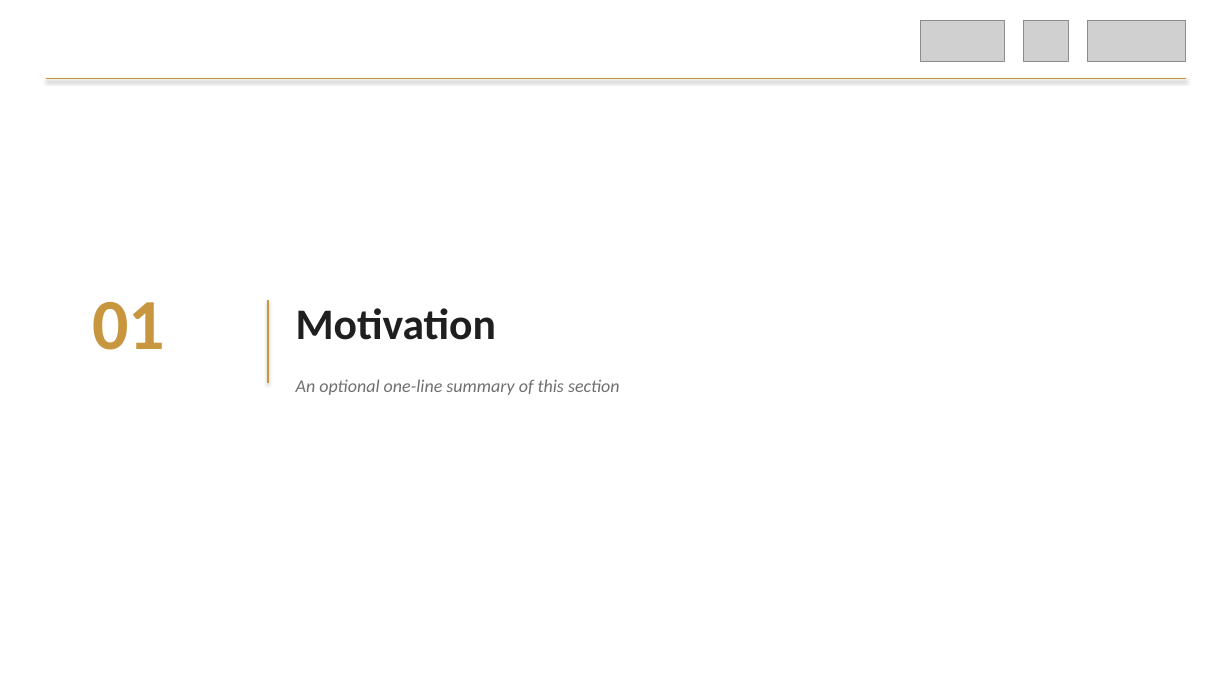
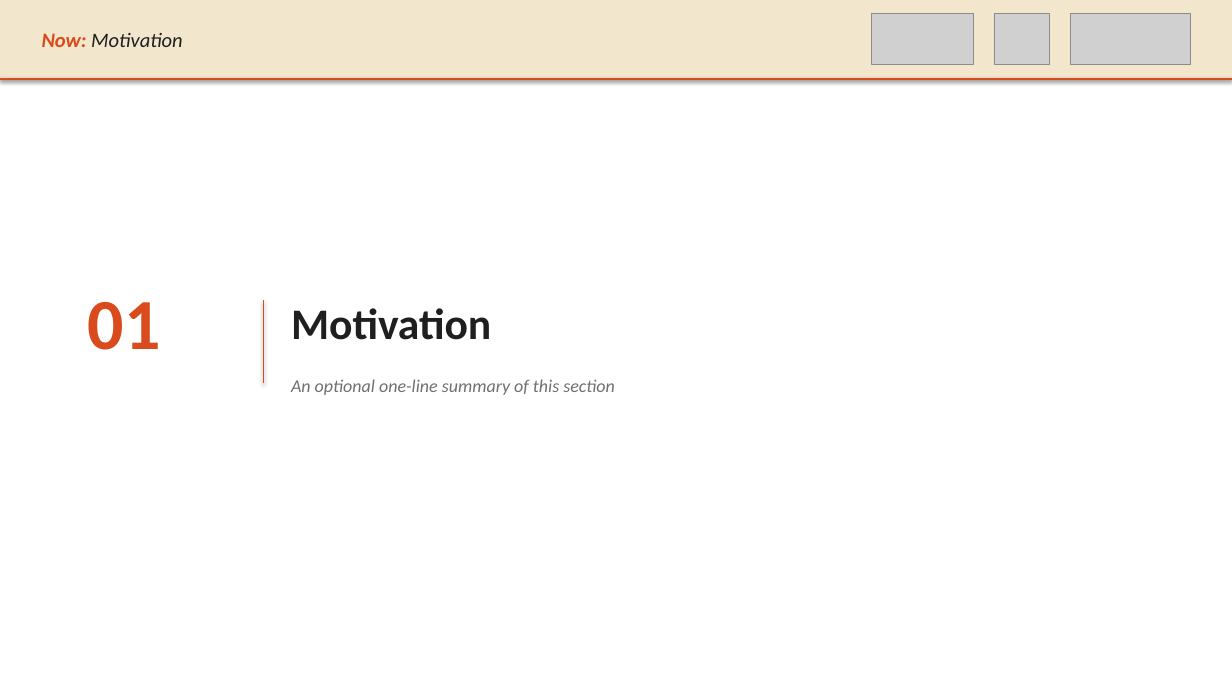
Before and after one commit to preordinary/KCLNLP_SlidesTemplate, a slide deck: slide 2 of templates/tree_yellow_texture/KCLNLP_TreeYellow.pptx. Drawn at 1232x693 pixels with LibreOffice and Linux fonts; fonts in the diff are those of the drawing; grey boxes stand for pictures. Boxes give left, top, right and bottom in pixels: in the first picture for what was removed or moved away, otherwise in the second. Text is boxed around its words. In the diff, an @@ line names an element or a change of style, - is before the commit and + after.

```diff
--- a/templates/tree_yellow_texture/KCLNLP_TreeYellow.pptx
+++ b/templates/tree_yellow_texture/KCLNLP_TreeYellow.pptx
@@ rectangle added at (0, 0, 1232, 79), fill #F2E6CC @@
@@ picture: place and size @@
-picture at (921, 20, 1005, 62)
+picture at (872, 14, 974, 65)
@@ picture: place and size @@
-picture at (1023, 20, 1069, 62)
+picture at (994, 14, 1051, 65)
@@ picture: place and size @@
-picture at (1088, 20, 1186, 62)
+picture at (1070, 14, 1190, 65)
@@ text added at (42, 33, 182, 47), 16 pt, text #1F1F1F, italic @@
+Now: Motivation
@@ line moved from (46, 79) - (1186, 79) to (0, 79) - (1232, 79) @@
@@ line (0, 79) - (1232, 79): stroke #C8963E 0.75 pt to #D94A1C 1.5 pt @@
@@ text "01" at (88, 302, 161, 350): text colour #C8963E to #D94A1C @@
@@ 2 texts, 1 line: place and size @@
-2 texts, 1 line at (268, 300, 620, 395)
+2 texts, 1 line at (263, 300, 615, 395)
@@ line (263, 300) - (263, 384): stroke #C8963E 1 pt to #D94A1C 1 pt @@
```
Also in this commit, not shown: 4 other slides changed, 2 other files.
